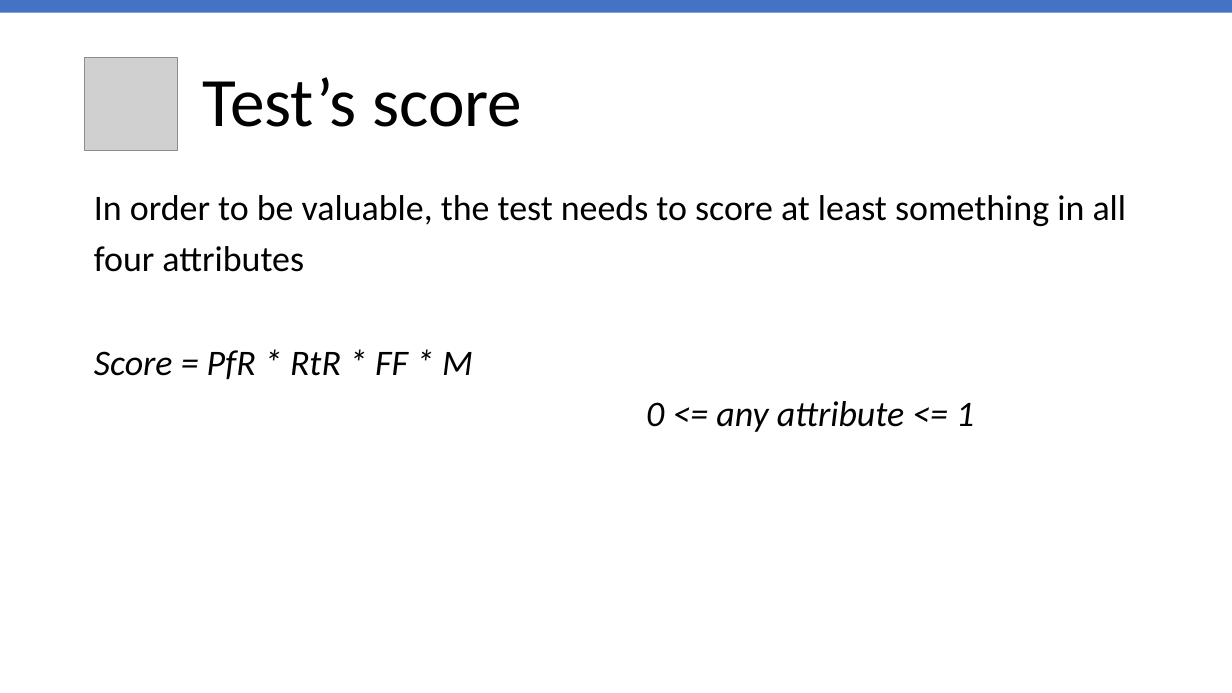
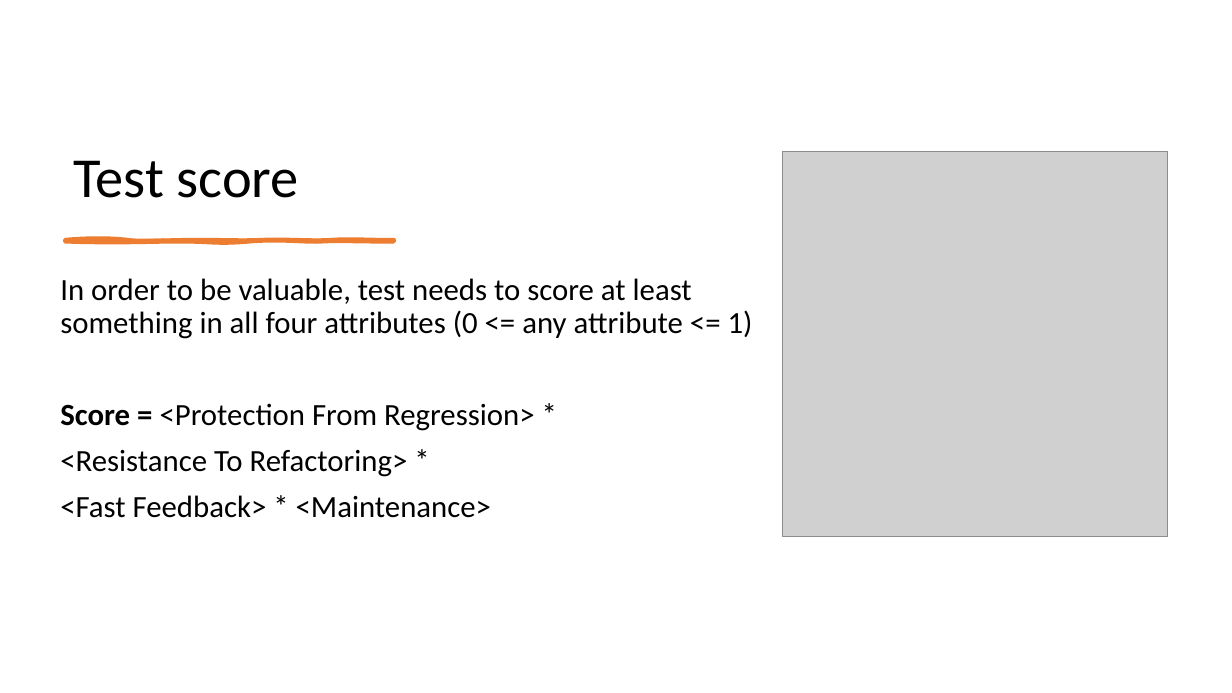
Before and after one commit to magicmanam/slides, a slide deck: slide 22 of automation-testing/unit-testing.pptx (slide 21 before the commit). Drawn at 1232x693 pixels with LibreOffice and Linux fonts; fonts in the diff are those of the drawing; grey boxes stand for pictures. Boxes give left, top, right and bottom in pixels: in the first picture for what was removed or moved away, otherwise in the second. Text is boxed around its words. In the diff, an @@ line names an element or a change of style, - is before the commit and + after.

```diff
--- a/automation-testing/unit-testing.pptx
+++ b/automation-testing/unit-testing.pptx
@@ rectangle removed at (x1=0, y1=0, x2=1232, y2=12) @@
@@ title "Test score" at (x1=73, y1=160, x2=299, y2=198): vertical alignment middle to bottom @@
@@ title at (x1=73, y1=160, x2=299, y2=198): text changed; size 54 to 44 pt @@
-Test’s score
+Test score
@@ picture resized from (x1=85, y1=57, x2=177, y2=150) to (x1=783, y1=152, x2=1168, y2=537) @@
@@ freeform shape added at (x1=65, y1=240, x2=394, y2=242), fill #ED7D31, outline #ED7D31 3 pt @@
@@ text at (x1=60, y1=278, x2=753, y2=518): text changed; size 28 to 24 pt @@
-In order to be valuable, the test needs to score at least something in all
-four attributes
-Score = PfR * RtR * FF * M
-0 <= any attribute <= 1
+In order to be valuable, test needs to score at least something in all four attributes (0 <= any attribute <= 1)
+Score = <Protection From Regression> *
+<Resistance To Refactoring> *
+<Fast Feedback> * <Maintenance>
```
Also in this commit, not shown: 66 other slides changed, 23 slides added, 23 slides removed.
